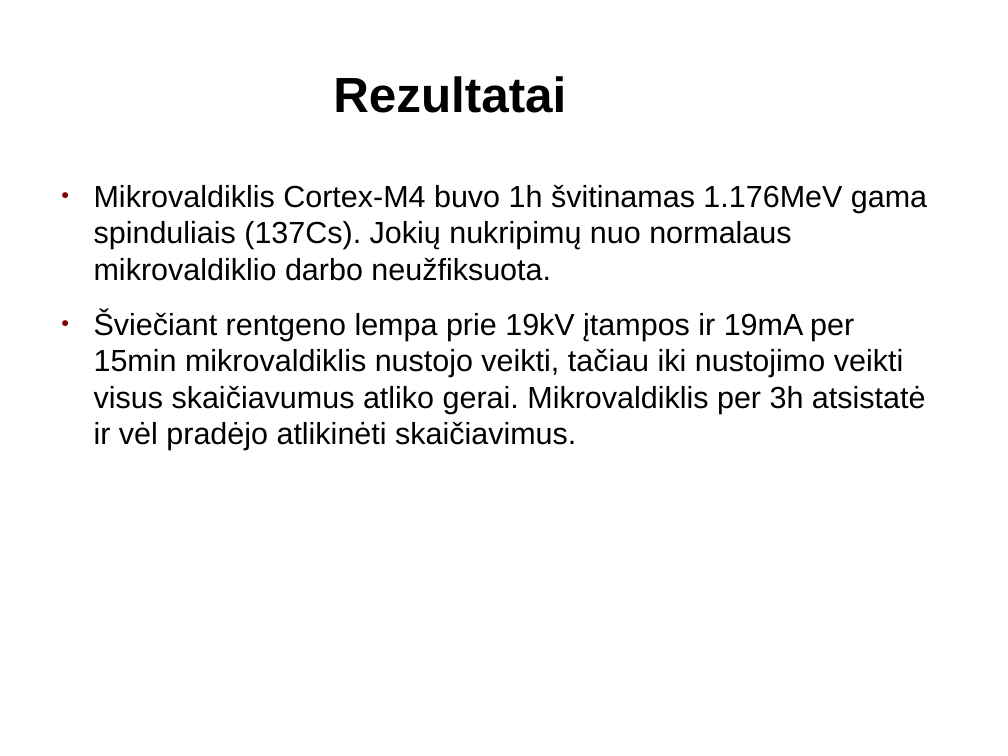
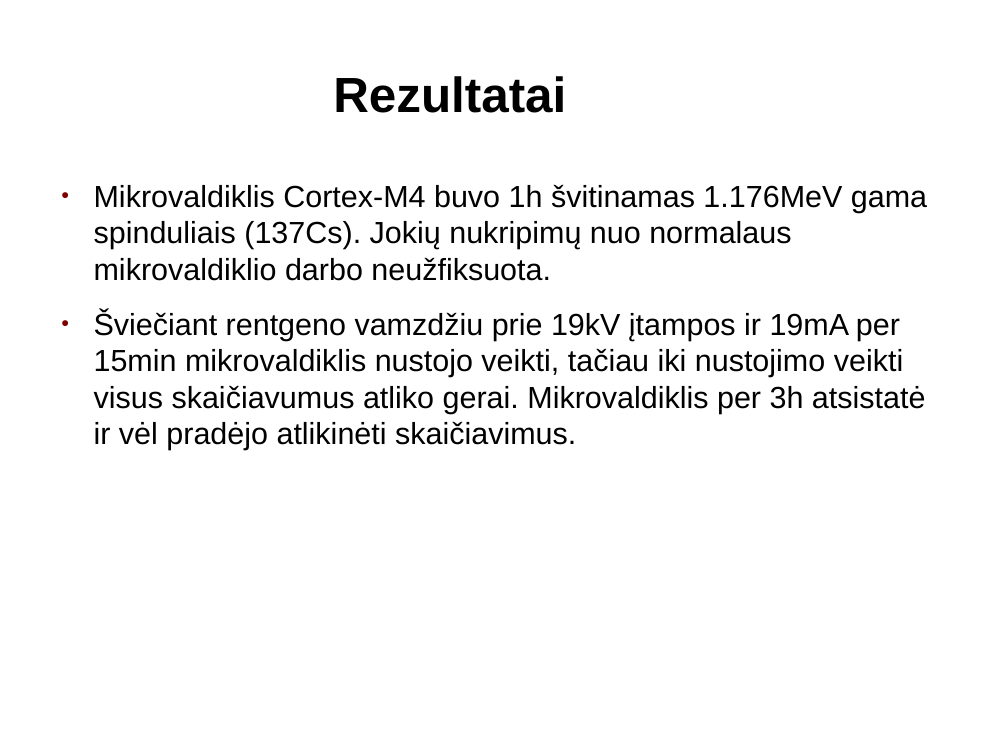
Before and after one commit to kurmis/bakis, a slide deck: slide 13 of pristatymas bak/Mindaugas Kurmauskas.odp. Drawn at 1008x756 pixels with LibreOffice and Linux fonts; fonts in the diff are those of the drawing. Boxes give left, top, right and bottom in pixels: in the first picture for what was removed or moved away, otherwise in the second. Text is boxed around its words. In the diff, an @@ line names an element or a change of style, - is before the commit and + after.

```diff
--- a/pristatymas bak/Mindaugas Kurmauskas.odp
+++ b/pristatymas bak/Mindaugas Kurmauskas.odp
@@ text at box(94, 310, 926, 450): text changed @@
-● Šviečiant rentgeno lempa prie 19kV įtampos ir 19mA per 15min mikrovaldiklis nustojo veikti, tačiau iki nustojimo veikti visus skaičiavumus atliko gerai. Mikrovaldiklis per 3h atsistatė ir vėl pradėjo atlikinėti skaičiavimus.
+● Šviečiant rentgeno vamzdžiu prie 19kV įtampos ir 19mA per 15min mikrovaldiklis nustojo veikti, tačiau iki nustojimo veikti visus skaičiavumus atliko gerai. Mikrovaldiklis per 3h atsistatė ir vėl pradėjo atlikinėti skaičiavimus.
```
Also in this commit, not shown: 5 other slides changed, 2 other files.
